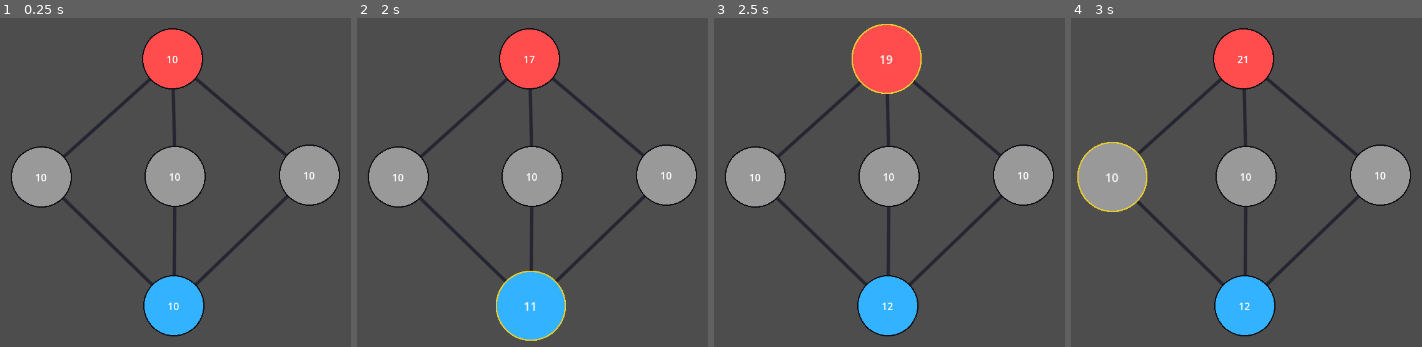
Above: before the commit, frames 1-4 (left to right).
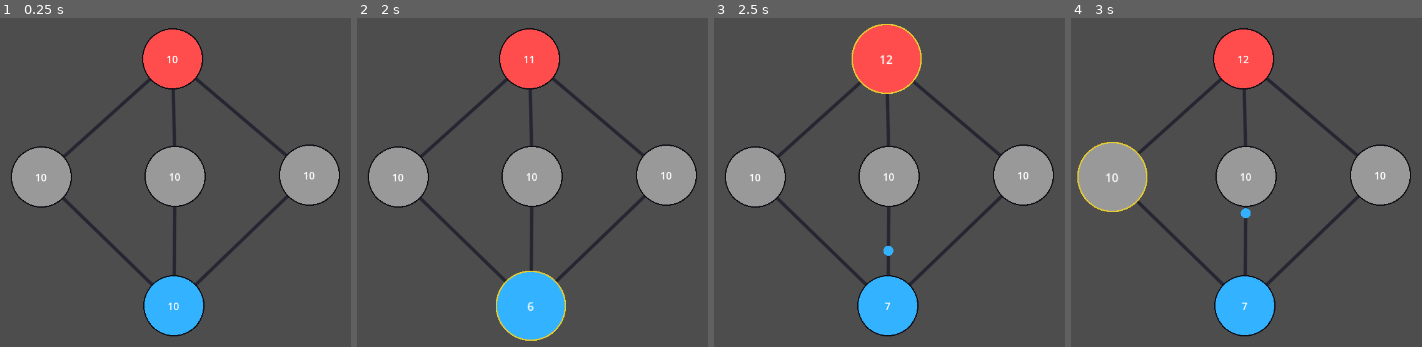
Above: after the commit, the same moments.

Repository: OliverKris/CSCI6562-Project
Game: Godot game, scene res://Map.tscn
Same seed, same stepped clock (60 frames per second), same inputs: the game is played once before the commit and once after it.
Inputs (mouse positions are in pixels of both pictures, inside the frame that each line leads up to):
- Up to frame 1 (0.25 s): no input
- Up to frame 2 (2 s): tap Enter at 0.5 s; drag from (532, 175) to (532, 304) at 0.52 s; tap Space at 1.25 s; drag from (532, 304) to (532, 175) at 1.27 s
- Up to frame 3 (2.5 s): tap Enter at 2 s; move the mouse to (885, 57) at 2.02 s; click (885, 57) at 2.17 s
- Up to frame 4 (3 s): drag from (1113, 175) to (1242, 57) at 2.77 s

Frame 1 is identical in both runs. In frame 2, less than 0.1% of the frame differs, in the area x 47-51%, y 11-90%; in frame 3, 0.2%; in frame 4, 0.2%, in the area x 47-52%, y 11-89%.

Commit message:
Created basic unit attacking drag functionality

Diff:
--- a/City/City.gd
+++ b/City/City.gd
@@ -10,9 +10,7 @@
 @onready var visual: Node2D = $Visual
 
 var _prod_accum: float = 0.0
-var selected := false
 
-# Called when the node enters the scene tree for the first time.
 func _ready() -> void:
 	input_pickable = true
 
@@ -25,37 +23,38 @@
 
 	_refresh()
 
-func _refresh():
-	if has_node("Visual"):
-		$Visual.set_faction(data.owner)
-
-	if not data:
+func _refresh() -> void:
+	if data == null:
 		army_label.text = "?"
 		return
+
+	if visual and visual.has_method("set_faction"):
+		visual.call("set_faction", data.owner)
+
 	army_label.text = str(data.army)
 
-func _input_event(viewport, event, shape_idx):
+func _input_event(viewport, event, shape_idx) -> void:
 	if event is InputEventMouseButton and event.button_index == MOUSE_BUTTON_LEFT and event.pressed:
 		emit_signal("clicked", self)
 
-func set_selected(is_selected: bool):
+func set_selected(is_selected: bool) -> void:
 	scale = Vector2.ONE * (1.15 if is_selected else 1.0)
 	if visual.has_method("set_selected"):
 		visual.call("set_selected", is_selected)
 
-func _on_production_tick():
+func _on_production_tick() -> void:
 	if not data:
 		return
-
 	if data.owner == 0:
 		return
 
 	_prod_accum += data.production_per_sec * prod_timer.wait_time
 
-	var add_units := int(floor(_prod_accum))
+	var add_units: int = int(floor(_prod_accum))
 	if add_units > 0:
 		_prod_accum -= add_units
-		data.army = min(data.army + add_units, data.max_army)
+		var new_army: int = min(data.army + add_units, data.max_army)
+		data.army = new_army
 
 func can_send(amount: int) -> bool:
 	return data != null and amount > 0 and data.army >= amount
@@ -63,11 +62,12 @@
 func remove_units(amount: int) -> int:
 	if not data:
 		return 0
-	var taken = min(amount, data.army)
+	var taken: int = min(amount, data.army)
 	data.army -= taken
 	return taken
 
-func add_units(amount: int):
+func add_units(amount: int) -> void:
 	if not data or amount <= 0:
 		return
-	data.army = min(data.army + amount, data.max_army)
+	var new_army: int = min(data.army + amount, data.max_army)
+	data.army = new_army
--- a/City/CityData.gd
+++ b/City/CityData.gd
@@ -3,20 +3,24 @@
 
 @export var id: int = 0
 @export var name: String = "City"
+
 # 0=neutral, 1=player, 2=enemy
-@export var owner: int = 0
+@export var owner: int = 0:
+	set(value):
+		owner = value
+		emit_changed()
 
 @export var army: int = 10:
 	set(value):
 		army = max(value, 0)
-		emit_signal("changed")
+		emit_changed()
 
 @export var production_per_sec: float = 1.0:
 	set(value):
 		production_per_sec = max(value, 0.0)
-		emit_signal("changed")
+		emit_changed()
 
 @export var max_army: int = 9999:
 	set(value):
 		max_army = max(value, 0)
-		emit_signal("changed")
+		emit_changed()
--- a/GraphMap.gd
+++ b/GraphMap.gd
@@ -3,80 +3,187 @@
 
 @onready var cities_node: Node = $Cities
 @onready var road_layer: RoadLayer = $RoadLayer
+@onready var units_node: Node = $Units
 
 @export var roads: Array[RoadData] = []
+@export var unit_scene: PackedScene
 
-# Graph state
+@export var send_ratio: float = 0.5
+@export var min_send_amount: int = 1
+@export var city_pick_radius: float = 24.0
+
 var cities_by_id: Dictionary = {}
 var adj: Dictionary = {}
 
-# Selection state
 var selected_city: City = null
+
+var drag_from_city: City = null
+var hover_target_city: City = null
+var is_dragging: bool = false
 
 func _ready() -> void:
 	_register_cities()
 	_build_adjacency_from_roads()
-
 	road_layer.set_graph(self)
 	road_layer.queue_redraw()
+	queue_redraw()
+
+func _process(_delta: float) -> void:
+	if is_dragging:
+		hover_target_city = _get_city_under_mouse()
+		queue_redraw()
+
+func _draw() -> void:
+	if not is_dragging or drag_from_city == null:
+		return
+
+	var start: Vector2 = to_local(drag_from_city.global_position)
+	var mouse: Vector2 = to_local(get_global_mouse_position())
+	draw_line(start, mouse, Color(1, 1, 1, 0.8), 3.0, true)
+
+	if hover_target_city != null and hover_target_city != drag_from_city and _is_adjacent(drag_from_city, hover_target_city):
+		draw_circle(to_local(hover_target_city.global_position), 28.0, Color(1.0, 1.0, 0.2, 0.22))
 
 func _register_cities() -> void:
 	cities_by_id.clear()
 
 	for child in cities_node.get_children():
-		if child is City:
-			if child.data == null:
-				push_warning("City '%s' has no CityData assigned." % child.name)
-				continue
-
-			var id: int = child.data.id
-
-			if cities_by_id.has(id):
-				push_warning("Duplicate city id %s (city '%s)." % [str(id), child.name])
-				continue
-
-			cities_by_id[id] = child
+		if child is City and child.data != null:
+			cities_by_id[child.data.id] = child
 			child.clicked.connect(_on_city_clicked)
 
-func get_road_segments() -> Array:
-	var segments: Array = []
-	for r in roads:
-		if not cities_by_id.has(r.a_id) or not cities_by_id.has(r.b_id):
-			continue
-		var a_pos = cities_by_id[r.a_id].global_position
-		var b_pos = cities_by_id[r.b_id].global_position
-		segments.append([a_pos, b_pos])
-	return segments
+func get_city_by_id(id: int) -> City:
+	if cities_by_id.has(id):
+		return cities_by_id[id]
+	return null
 
-func _on_city_clicked(city: City):
-	if selected_city == city:
-		_set_selected_city(null)
-	else:
-		_set_selected_city(city)
+func _on_city_clicked(city: City) -> void:
+	if is_dragging:
+		return
 
-func _set_selected_city(city: City):
-	if selected_city:
+	_set_selected_city(city)
+
+func _set_selected_city(city: City) -> void:
+	if selected_city != null:
 		selected_city.set_selected(false)
 
 	selected_city = city
 
-	if selected_city:
+	if selected_city != null:
 		selected_city.set_selected(true)
-		print("Selected: ", selected_city.data.name if selected_city.data else selected_city.name)
+
+func _unhandled_input(event: InputEvent) -> void:
+	if event is InputEventMouseButton and event.button_index == MOUSE_BUTTON_LEFT:
+		if event.pressed:
+			_on_mouse_press()
+		else:
+			_on_mouse_release()
+
+func _on_mouse_press() -> void:
+	var c: City = _get_city_under_mouse()
+
+	if c == null:
+		_set_selected_city(null)
+		return
+
+	_set_selected_city(c)
+
+	if c.data != null and c.data.owner == 1:
+		is_dragging = true
+		drag_from_city = c
+		hover_target_city = null
+		queue_redraw()
+
+func _on_mouse_release() -> void:
+	if not is_dragging:
+		return
+
+	var target: City = _get_city_under_mouse()
+
+	if target != null and target != drag_from_city and _is_adjacent(drag_from_city, target):
+		_send_units(drag_from_city, target)
+
+	is_dragging = false
+	drag_from_city = null
+	hover_target_city = null
+	queue_redraw()
+
+func _get_city_under_mouse() -> City:
+	var mouse: Vector2 = get_global_mouse_position()
+
+	for c in cities_node.get_children():
+		if c is City:
+			if c.global_position.distance_to(mouse) <= city_pick_radius:
+				return c
+	return null
+
+func _is_adjacent(a: City, b: City) -> bool:
+	if a == null or b == null or a.data == null or b.data == null:
+		return false
+	if not adj.has(a.data.id):
+		return false
+	return adj[a.data.id].has(b.data.id)
+
+func _send_units(from_city: City, to_city: City) -> void:
+	if from_city == null or to_city == null:
+		return
+	if from_city.data == null or to_city.data == null:
+		return
+
+	var road: RoadData = get_road_between(from_city.data.id, to_city.data.id)
+	if road == null:
+		return
+
+	var send_amount: int = max(min_send_amount, int(from_city.data.army * send_ratio))
+	send_amount = min(send_amount, from_city.data.army)
+
+	if send_amount <= 0:
+		return
+
+	var actual: int = from_city.remove_units(send_amount)
+	if actual <= 0:
+		return
+
+	var unit_instance: Node = unit_scene.instantiate()
+	if unit_instance is Unit:
+		var unit: Unit = unit_instance
+		units_node.add_child(unit)
+		unit.setup(from_city, to_city, road, actual, from_city.data.owner)
+		unit.arrived.connect(_on_unit_arrived)
+
+func _on_unit_arrived(unit: Unit, target_city: City) -> void:
+	if target_city == null or target_city.data == null:
+		unit.queue_free()
+		return
+
+	if target_city.data.owner == unit.unit_owner:
+		target_city.add_units(unit.amount)
 	else:
-		print("Selected: none")
+		if unit.amount > target_city.data.army:
+			target_city.data.owner = unit.unit_owner
+			target_city.data.army = unit.amount - target_city.data.army
+		else:
+			target_city.data.army -= unit.amount
 
-func _unhandled_input(event):
-	if event is InputEventMouseButton and event.button_index == MOUSE_BUTTON_LEFT and event.pressed:
-		_set_selected_city(null)
+	unit.queue_free()
 
-func _build_adjacency_from_roads():
+func get_road_between(a: int, b: int) -> RoadData:
+	for r: RoadData in roads:
+		if r == null:
+			continue
+		if (r.a_id == a and r.b_id == b) or (r.a_id == b and r.b_id == a):
+			return r
+	return null
+
+func _build_adjacency_from_roads() -> void:
 	adj.clear()
 
 	for id in cities_by_id.keys():
 		adj[id] = []
 
-	for r in roads:
+	for r: RoadData in roads:
+		if r == null:
+			continue
 		if not cities_by_id.has(r.a_id) or not cities_by_id.has(r.b_id):
 			continue
 		adj[r.a_id].append(r.b_id)
--- a/Map.tscn
+++ b/Map.tscn
@@ -4,45 +4,47 @@
 [ext_resource type="PackedScene" uid="uid://wai3my3i1gto" path="res://City/City.tscn" id="1_gfjgm"]
 [ext_resource type="Script" uid="uid://c71t6pm6wjg7x" path="res://City/CityData.gd" id="2_3vi7k"]
 [ext_resource type="Script" uid="uid://da6fe1385wucd" path="res://Road/RoadData.gd" id="2_v6avs"]
+[ext_resource type="PackedScene" uid="uid://dxlka5t413n17" path="res://Unit/Unit.tscn" id="3_8qak7"]
 [ext_resource type="Script" uid="uid://bvy5y3lmeggu8" path="res://Road/RoadLayer.gd" id="4_7if1s"]
+
+[sub_resource type="Resource" id="Resource_v6avs"]
+script = ExtResource("2_v6avs")
+b_id = 1
+metadata/_custom_type_script = "uid://da6fe1385wucd"
 
 [sub_resource type="Resource" id="Resource_8qak7"]
 script = ExtResource("2_v6avs")
+a_id = 2
 b_id = 1
 metadata/_custom_type_script = "uid://da6fe1385wucd"
 
 [sub_resource type="Resource" id="Resource_0f2yp"]
 script = ExtResource("2_v6avs")
-a_id = 1
-b_id = 2
-metadata/_custom_type_script = "uid://da6fe1385wucd"
-
-[sub_resource type="Resource" id="Resource_v6avs"]
-script = ExtResource("2_v6avs")
-a_id = 3
+b_id = 4
 metadata/_custom_type_script = "uid://da6fe1385wucd"
 
 [sub_resource type="Resource" id="Resource_vm4q1"]
 script = ExtResource("2_v6avs")
 a_id = 2
-b_id = 3
+b_id = 4
 metadata/_custom_type_script = "uid://da6fe1385wucd"
 
 [sub_resource type="Resource" id="Resource_ud676"]
 script = ExtResource("2_v6avs")
-b_id = 4
+b_id = 3
 metadata/_custom_type_script = "uid://da6fe1385wucd"
 
 [sub_resource type="Resource" id="Resource_6f7pb"]
 script = ExtResource("2_v6avs")
-a_id = 2
-b_id = 4
+a_id = 3
+b_id = 2
 metadata/_custom_type_script = "uid://da6fe1385wucd"
 
 [sub_resource type="Resource" id="Resource_fhlij"]
 script = ExtResource("2_3vi7k")
 id = 4
 name = "City 4"
+max_army = 100
 metadata/_custom_type_script = "uid://c71t6pm6wjg7x"
 
 [sub_resource type="Resource" id="Resource_3h1ab"]
@@ -57,24 +59,26 @@
 id = 2
 name = "City 2"
 owner = 2
-production_per_sec = 4.0
 max_army = 100
 metadata/_custom_type_script = "uid://c71t6pm6wjg7x"
 
 [sub_resource type="Resource" id="Resource_dbu0r"]
 script = ExtResource("2_3vi7k")
 id = 1
+max_army = 100
 metadata/_custom_type_script = "uid://c71t6pm6wjg7x"
 
 [sub_resource type="Resource" id="Resource_bhm4d"]
 script = ExtResource("2_3vi7k")
 id = 3
 name = "City 3"
+max_army = 100
 metadata/_custom_type_script = "uid://c71t6pm6wjg7x"
 
 [node name="GraphMap" type="Node2D" unique_id=793053204]
 script = ExtResource("1_3h1ab")
-roads = Array[ExtResource("2_v6avs")]([SubResource("Resource_8qak7"), SubResource("Resource_0f2yp"), SubResource("Resource_v6avs"), SubResource("Resource_vm4q1"), SubResource("Resource_ud676"), SubResource("Resource_6f7pb")])
+roads = Array[ExtResource("2_v6avs")]([SubResource("Resource_v6avs"), SubResource("Resource_8qak7"), SubResource("Resource_0f2yp"), SubResource("Resource_vm4q1"), SubResource("Resource_ud676"), SubResource("Resource_6f7pb")])
+unit_scene = ExtResource("3_8qak7")
 
 [node name="RoadLayer" type="Node2D" parent="." unique_id=228389654]
 script = ExtResource("4_7if1s")
@@ -100,3 +104,5 @@
 [node name="3" parent="Cities" unique_id=400718759 instance=ExtResource("1_gfjgm")]
 position = Vector2(796, 317)
 data = SubResource("Resource_bhm4d")
+
+[node name="Units" type="Node2D" parent="." unique_id=684526046]
--- a/Road/RoadLayer.gd
+++ b/Road/RoadLayer.gd
@@ -14,8 +14,19 @@
 	if _graph == null:
 		return
 
-	var segments: Array = _graph.get_road_segments()
-	for seg in segments:
-		var a: Vector2 = seg[0]
-		var b: Vector2 = seg[1]
-		draw_line(a, b, color, width, true)
+	for road: RoadData in _graph.roads:
+		if road == null:
+			continue
+
+		var city_a: City = _graph.get_city_by_id(road.a_id)
+		var city_b: City = _graph.get_city_by_id(road.b_id)
+
+		if city_a == null or city_b == null:
+			continue
+
+		# Because RoadLayer is inside GraphMap, convert city global positions
+		# into GraphMap-local space, then into RoadLayer-local space.
+		var a_in_graph: Vector2 = _graph.to_local(city_a.global_position)
+		var b_in_graph: Vector2 = _graph.to_local(city_b.global_position)
+
+		draw_line(a_in_graph, b_in_graph, color, width, true)
--- /dev/null
+++ b/Unit/Unit.gd
@@ -0,0 +1,61 @@
+extends Node2D
+class_name Unit
+
+signal arrived(unit: Unit, target_city: City)
+
+@export var pixels_per_road_unit: float = 120.0
+@export var radius: float = 8.0
+
+var source_city: City
+var target_city: City
+var road: RoadData
+
+var unit_owner: int = 0
+var amount: int = 0
+
+var _start_pos: Vector2
+var _end_pos: Vector2
+var _travel_time: float = 1.0
+var _elapsed: float = 0.0
+
+var fill_color: Color = Color(1, 1, 1)
+
+func setup(from_city: City, to_city: City, road_data: RoadData, send_amount: int, faction_owner: int) -> void:
+	source_city = from_city
+	target_city = to_city
+	road = road_data
+	amount = send_amount
+	unit_owner = faction_owner
+
+	_start_pos = from_city.global_position
+	_end_pos = to_city.global_position
+	global_position = _start_pos
+
+	match unit_owner:
+		1: fill_color = Color(0.2, 0.7, 1.0)
+		2: fill_color = Color(1.0, 0.3, 0.3)
+		_: fill_color = Color(0.7, 0.7, 0.7)
+
+	var dist: float = _start_pos.distance_to(_end_pos)
+	var road_len: float = 1.0
+	if road != null:
+		road_len = max(road.length, 0.1)
+
+	var computed_time: float = (dist / pixels_per_road_unit) * road_len
+	_travel_time = max(computed_time, 0.05)
+
+func _process(delta: float) -> void:
+	if target_city == null or not is_instance_valid(target_city):
+		queue_free()
+		return
+
+	_elapsed += delta
+
+	var t: float = min(_elapsed / _travel_time, 1.0)
+	global_position = _start_pos.lerp(_end_pos, t)
+
+	if t >= 1.0:
+		emit_signal("arrived", self, target_city)
+
+func _draw() -> void:
+	draw_circle(Vector2.ZERO, radius, fill_color)
--- /dev/null
+++ b/Unit/Unit.tscn
@@ -0,0 +1,12 @@
+[gd_scene format=3 uid="uid://dxlka5t413n17"]
+
+[ext_resource type="Script" uid="uid://bo2y8ru5nljdc" path="res://Unit/Unit.gd" id="1_a3rga"]
+
+[node name="Unit" type="Node2D" unique_id=2092501692]
+script = ExtResource("1_a3rga")
+
+[node name="Sprite2D" type="Sprite2D" parent="." unique_id=1787352468]
+
+[node name="Label" type="Label" parent="." unique_id=1422557518]
+offset_right = 40.0
+offset_bottom = 23.0
